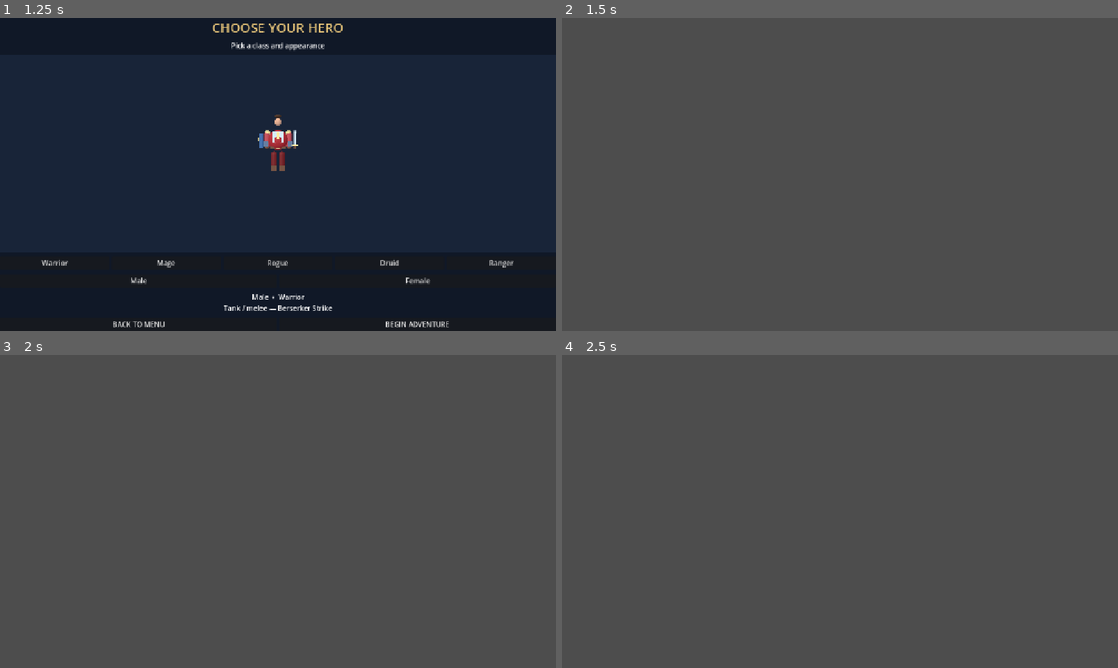
Above: before the commit, frames 1-4 (two rows, left to right).
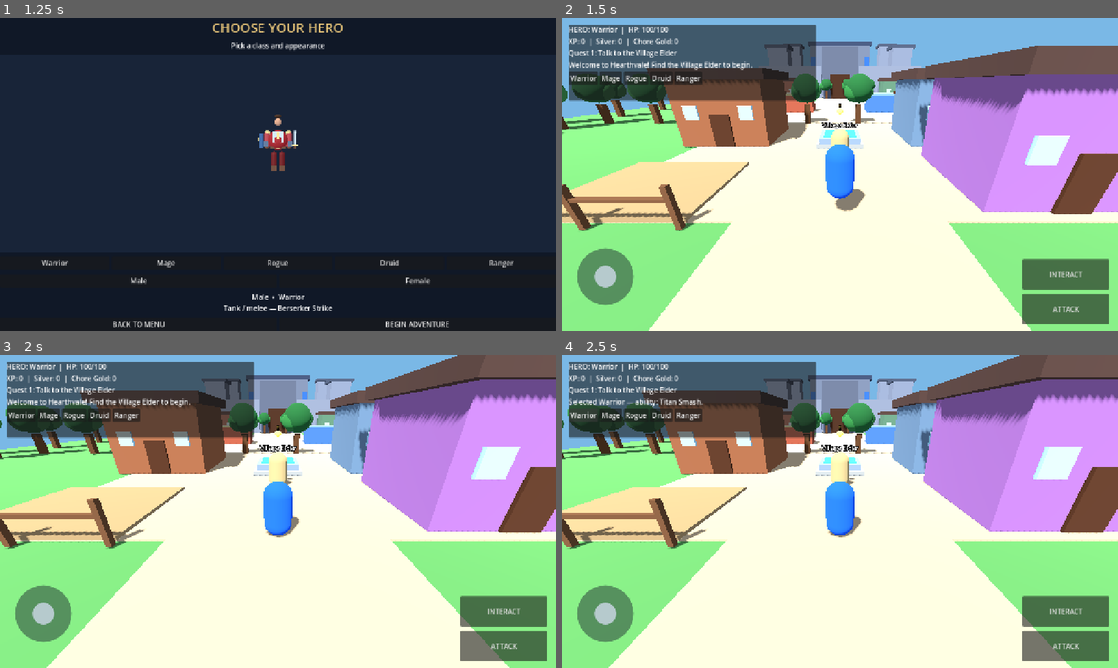
Above: after the commit, the same moments.

Repository: joeywhipple5-dot/Family-Quest
Game: Godot game, scene res://scenes/MainMenu.tscn
The game is run twice, just before and just after one commit, with the same random seed, the same clock (stepped at 60 frames per second) and the same inputs.
Inputs (mouse positions are in pixels of both pictures, inside the frame that each line leads up to):
- Up to frame 1 (1.25 s): click "▶ PLAY" at 0.5 s
- Up to frame 2 (1.5 s): click "BEGIN ADVENTURE" at 1.25 s
- Up to frame 3 (2 s): no input
- Up to frame 4 (2.5 s): click (584, 414) at 2 s, where only the run after the commit has a clickable "Warrior"

Frame 1 is identical in both runs. In frame 2, 98% of the frame differs, in the area x 0-100%, y 0-100%; in frame 3, 98%; in frame 4, 98%.
Error before the commit: Parse Error: Could not preload resource script "res://player.gd". (res://main.gd:4)

Commit message:
Improve player movement and camera setup
Refactor player movement and camera handling for clarity.

Diff:
--- a/player.gd
+++ b/player.gd
@@ -29,7 +29,7 @@
 
 
 func _ready() -> void:
-    # Visible temporary hero. CharacterBuilder can be restored later.
+    # Temporary visible hero
     var body_mesh := MeshInstance3D.new()
     body_mesh.name = "TemporaryHeroVisual"
 
@@ -44,10 +44,8 @@
     body_mesh.material_override = body_material
     add_child(body_mesh)
 
-    # Collision shape for the hero.
+    # Collision
     var collision := CollisionShape3D.new()
-    collision.name = "PlayerCollision"
-
     var capsule_shape := CapsuleShape3D.new()
     capsule_shape.radius = 0.45
     capsule_shape.height = 1.8
@@ -55,23 +53,21 @@
     collision.position.y = 0.9
     add_child(collision)
 
-    # Create a camera attached to the player.
-    var camera_pivot := Node3D.new()
-    camera_pivot.name = "CameraPivot"
-    camera_pivot.position = Vector3(0, camera_height, 0)
-    add_child(camera_pivot)
+    # Camera pivot
+    var pivot := Node3D.new()
+    pivot.name = "CameraPivot"
+    pivot.position = Vector3(0, camera_height, 0)
+    add_child(pivot)
 
     game_camera = Camera3D.new()
     game_camera.name = "GameCamera"
-    game_camera.position = Vector3(0, 0, camera_distance)
-    game_camera.current = true
-    camera_pivot.add_child(game_camera)
+    pivot.add_child(game_camera)
 
     _update_camera()
     _create_touch_controls()
 
 
-
+func _physics_process(delta: float) -> void:
     var input_vector := Input.get_vector(
         "move_left",
         "move_right",
@@ -82,11 +78,13 @@
     if joystick_active:
         input_vector = joystick_vector
 
+    # Camera-relative movement
     var forward := -game_camera.global_basis.z
     var right := game_camera.global_basis.x
 
     forward.y = 0.0
     right.y = 0.0
+
     forward = forward.normalized()
     right = right.normalized()
 
@@ -107,46 +105,11 @@
     move_and_slide()
 
 
-    var input_vector := keyboard_input
-
-    # Mobile joystick overrides keyboard only when being used.
-    if joystick_active:
-        input_vector = joystick_vector
-
-    # Movement follows the direction the camera is facing.
-    var forward := -global_basis.z
-    var right := global_basis.x
-
-    # Remove vertical components so slopes do not change the direction.
-    forward.y = 0.0
-    right.y = 0.0
-    forward = forward.normalized()
-    right = right.normalized()
-
-    var move_direction := right * input_vector.x
-    move_direction += forward * -input_vector.y
-
-    if move_direction.length_squared() > 1.0:
-        move_direction = move_direction.normalized()
-
-    velocity.x = move_direction.x * move_speed
-    velocity.z = move_direction.z * move_speed
-
-    # Gravity and ground movement.
-    if not is_on_floor():
-        velocity.y -= gravity * delta
-    elif velocity.y < 0.0:
-        velocity.y = 0.0
-
-    move_and_slide()
-
-
 func _create_touch_controls() -> void:
     var layer := CanvasLayer.new()
     layer.name = "PlayerTouchControls"
     add_child(layer)
 
-    # Left-side joystick base.
     joystick_base = Control.new()
     joystick_base.name = "JoystickBase"
     joystick_base.anchor_left = 0.0
@@ -170,7 +133,6 @@
     base_panel.add_theme_stylebox_override("panel", base_style)
     joystick_base.add_child(base_panel)
 
-    # Joystick knob.
     joystick_knob = Control.new()
     joystick_knob.name = "JoystickKnob"
     joystick_knob.position = Vector2(40, 40)
@@ -199,7 +161,6 @@
     elif event is InputEventScreenDrag:
         _handle_touch_drag(event.index, event.position)
 
-    # Optional mouse support for desktop testing.
     elif event is InputEventMouseButton:
         if event.button_index == MOUSE_BUTTON_LEFT:
             if event.pressed:
@@ -215,21 +176,18 @@
 func _handle_touch_start(pointer_id: int, position: Vector2) -> void:
     var screen_size := get_viewport().get_visible_rect().size
 
-    # Start joystick when touching the lower-left control area.
-    if pointer_id != camera_pointer and position.x < screen_size.x * 0.42:
+    if position.x < screen_size.x * 0.42:
         if not joystick_active and joystick_pointer == -1:
-            var base_center := joystick_base.global_position + joystick_base.size * 0.5
-            var touch_distance := position.distance_to(base_center)
-
-            if touch_distance < 115.0:
+            var center := joystick_base.global_position + joystick_base.size * 0.5
+
+            if position.distance_to(center) < 115.0:
                 joystick_active = true
                 joystick_pointer = pointer_id
-                joystick_origin = base_center
+                joystick_origin = center
                 _update_joystick(position)
                 return
 
-    # Right half of the screen controls camera rotation.
-    if position.x >= screen_size.x * 0.42 and camera_pointer == -1:
+    elif camera_pointer == -1:
         camera_pointer = pointer_id
         camera_last_position = position
 
@@ -243,8 +201,11 @@
         camera_last_position = position
 
         camera_yaw -= drag_delta.x * camera_sensitivity
-        camera_pitch -= drag_delta.y * camera_sensitivity
-        camera_pitch = clampf(camera_pitch, -0.65, 0.35)
+        camera_pitch = clampf(
+            camera_pitch - drag_delta.y * camera_sensitivity,
+            -0.45,
+            0.35
+        )
 
         _update_camera()
 
@@ -271,7 +232,6 @@
     joystick_knob.position = Vector2(40, 40) + difference
 
 
-
 func _update_camera() -> void:
     if not is_instance_valid(game_camera):
         return
@@ -285,7 +245,5 @@
 
     game_camera.position = Vector3(0, 0, camera_distance)
     game_camera.rotation = Vector3.ZERO
-    game_camera.look_at(
-        pivot.to_global(Vector3(0, 0.8, 0)),
-        Vector3.UP
-    )
+    game_camera.look_at(Vector3.ZERO, Vector3.UP)
+    game_camera.current = true
